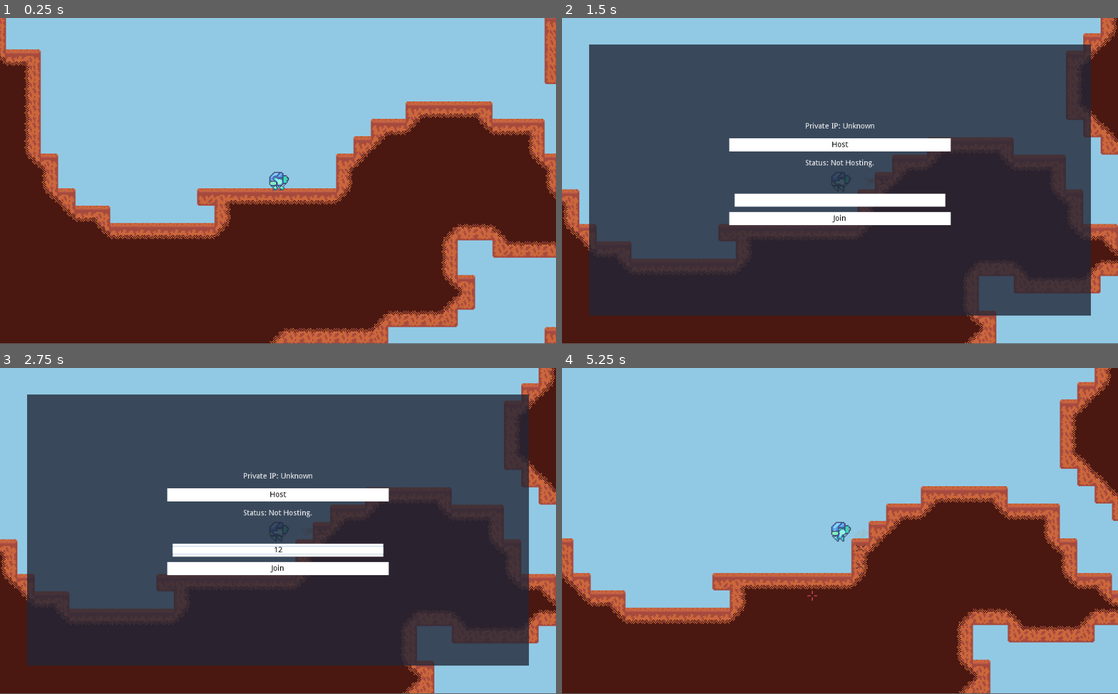
Above: before the commit, frames 1-4 (two rows, left to right).
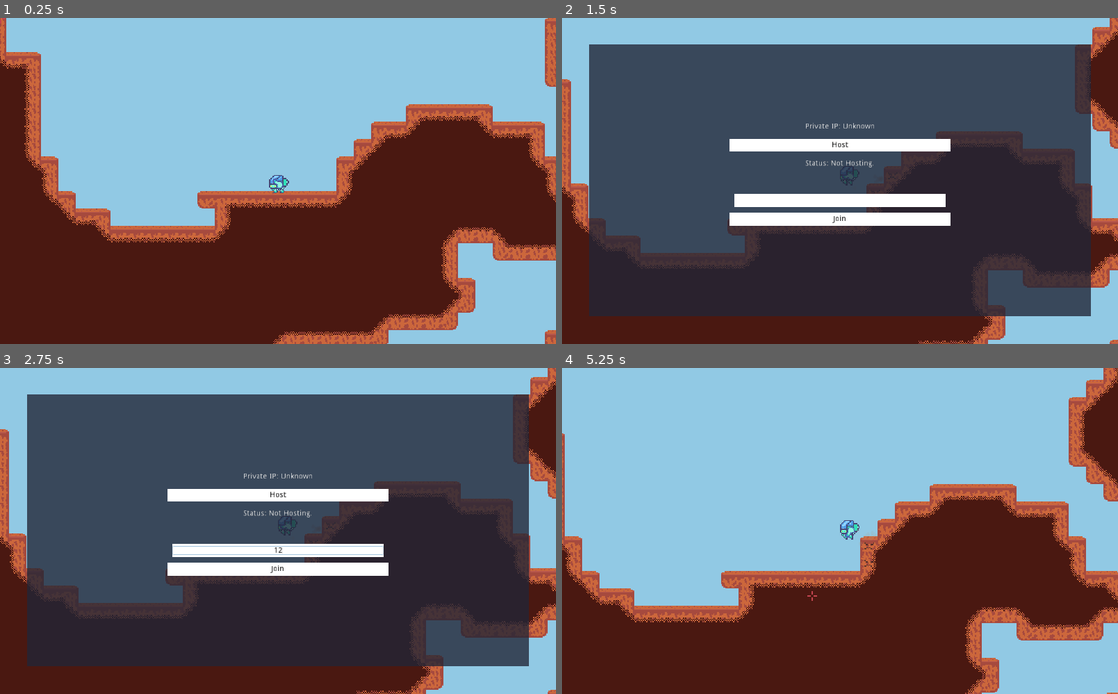
Above: after the commit, the same moments.

Repository: MichaelRRyan/Mecha-Miners
Game: Godot game, scene res://scenes/Gameplay.tscn
Same seed, same stepped clock (60 frames per second), same inputs: the game is played once before the commit and once after it.
Inputs (mouse positions are in pixels of both pictures, inside the frame that each line leads up to):
- Up to frame 1 (0.25 s): no input
- Up to frame 2 (1.5 s): tap Enter at 0.5 s; move the mouse to (962, 164) at 0.52 s; press the mouse at (962, 164) at 0.53 s; hold D (move_right) 0.53-1.28 s; tap W (jump) at 0.77 s; move the mouse to (728, 197) at 1.27 s; release the mouse at (728, 197) at 1.28 s; hold A (move_left) from 1.28 s (still down); tap H (toggle_network_panel) at 1.35 s
- Up to frame 3 (2.75 s): tap W (jump) at 1.52 s; release A (move_left) at 2 s; click (278, 550) at 2.02 s; type "12" at 2.1 s
- Up to frame 4 (5.25 s): click "Host" at 2.75 s; click "Join" at 3.5 s; move the mouse to (895, 459) at 4.27 s; press the mouse at (895, 459) at 4.28 s; hold D (move_right) from 4.28 s (still down); move the mouse to (812, 596) at 5.02 s; release the mouse at (812, 596) at 5.03 s; tap H (toggle_network_panel) at 5.1 s
In our replay, the window is 800x468 before the commit and 800x469 after it. These sizes can differ from the game's own. Grey fills any space a smaller window leaves; there, only what the larger window draws over its background counts as a difference.

The runs differ from the first frame. In frame 1, 7.4% of the frame differs, in the area x 0-100%, y 0-100%; in frame 2, 8.6%; in frame 3, 8.8%; in frame 4, 9.9%.
Error before the commit: Invalid call. Nonexistent function 'close_server' in base 'Node (Network.gd)'. (res://scripts/NetworkPanel.gd:47)
Error after the commit: Invalid call. Nonexistent function 'close_server' in base 'Node (Network.gd)'. (res://scripts/NetworkPanel.gd:50)

Commit message:
Added rounded edges to tiles, full screen, camera drag, and exit with 'Escape'

Diff:
--- a/project.godot
+++ b/project.godot
@@ -18,6 +18,12 @@
 [autoload]
 
 Network="*res://scripts/Network.gd"
+
+[display]
+
+window/size/fullscreen=true
+window/stretch/mode="2d"
+window/stretch/aspect="expand"
 
 [input]
 
@@ -46,6 +52,11 @@
 "events": [ Object(InputEventKey,"resource_local_to_scene":false,"resource_name":"","device":0,"alt":false,"shift":false,"control":false,"meta":false,"command":false,"pressed":false,"scancode":72,"physical_scancode":0,"unicode":0,"echo":false,"script":null)
  ]
 }
+exit={
+"deadzone": 0.5,
+"events": [ Object(InputEventKey,"resource_local_to_scene":false,"resource_name":"","device":0,"alt":false,"shift":false,"control":false,"meta":false,"command":false,"pressed":false,"scancode":16777217,"physical_scancode":0,"unicode":0,"echo":false,"script":null)
+ ]
+}
 
 [physics]
 
@@ -53,5 +64,6 @@
 
 [rendering]
 
+quality/subsurface_scattering/quality=2
 environment/default_clear_color=Color( 0.572549, 0.792157, 0.898039, 1 )
 environment/default_environment="res://default_env.tres"
--- a/scenes/Gameplay.tscn
+++ b/scenes/Gameplay.tscn
@@ -25,6 +25,7 @@
 scale = Vector2( 2, 2 )
 current = true
 zoom = Vector2( 0.5, 0.5 )
+smoothing_enabled = true
 
 [node name="BulletManager" type="Node2D" parent="." groups=["bullet_manager"]]
 script = ExtResource( 4 )
--- a/scripts/NetworkPanel.gd
+++ b/scripts/NetworkPanel.gd
@@ -24,6 +24,9 @@
 		if event.is_action_pressed("toggle_network_panel"):
 			visible = !visible
 			get_tree().paused = visible
+
+		if event.is_action_pressed("exit"):
+			get_tree().quit()
 
 
 # -----------------------------------------------------------------------------
Binary file changed: assets/images/spritesheet.png
Not shown, changed: assets/images/spritesheet.png.import
